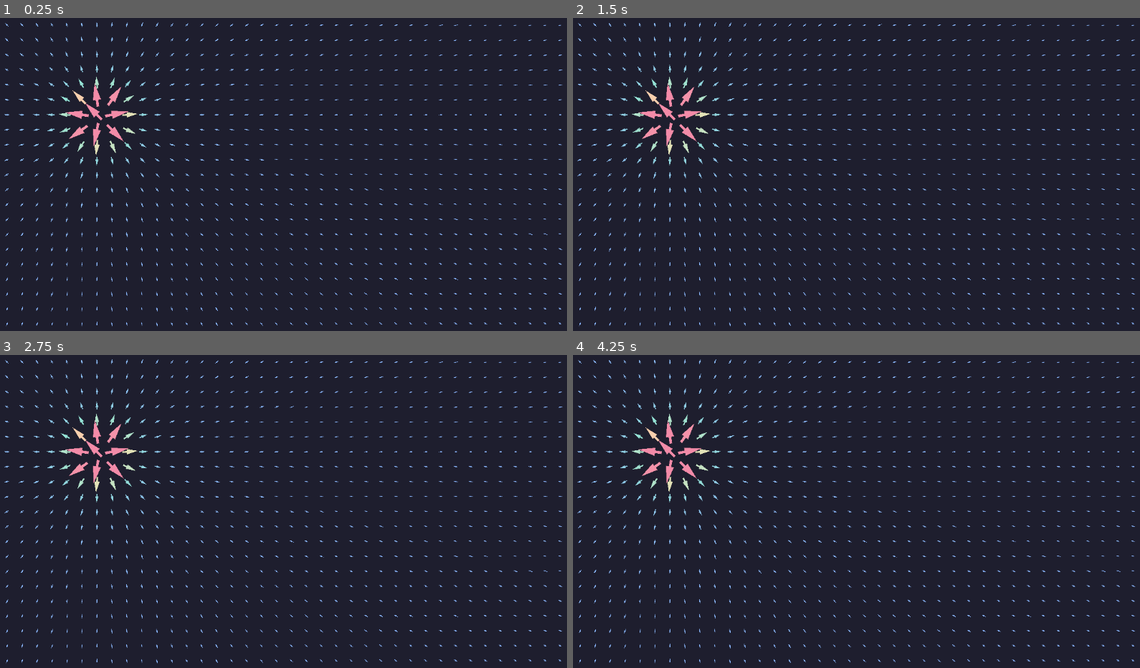
Above: before the commit, frames 1-4 (two rows, left to right).
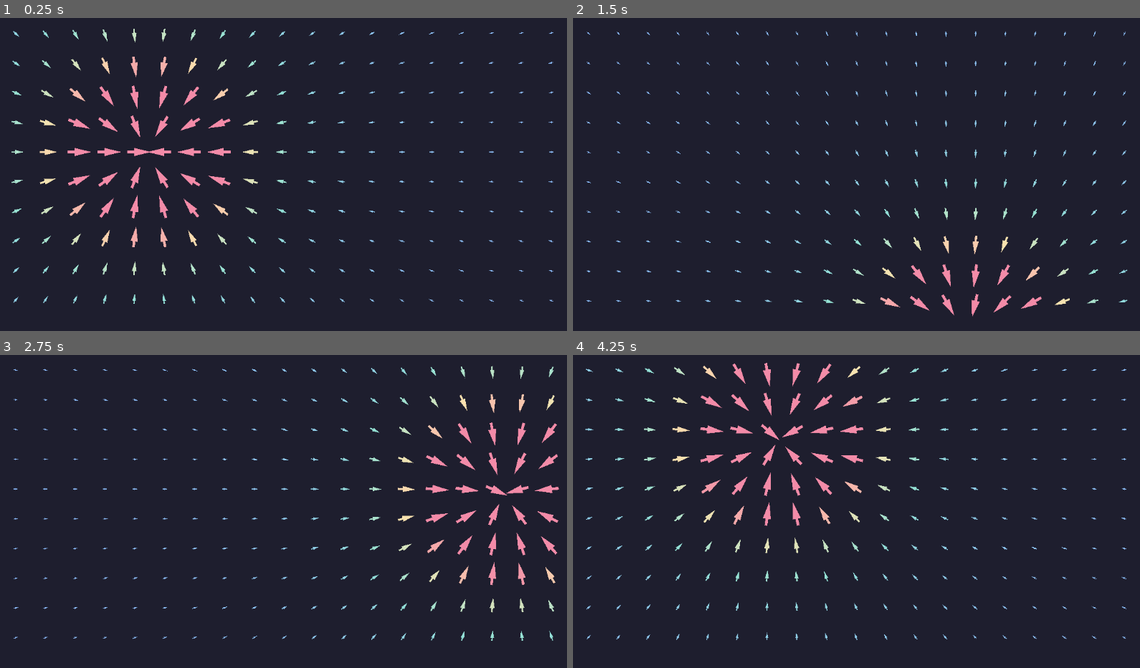
Above: after the commit, the same moments.

Repository: SinaMajdieh/fields
Game: Godot game, scene res://scenes/arrows.tscn
Same seed, same stepped clock (60 frames per second), same inputs: the game is played once before the commit and once after it.
Inputs:
- Up to frame 1 (0.25 s): no input
- Up to frame 2 (1.5 s): no input
- Up to frame 3 (2.75 s): no input
- Up to frame 4 (4.25 s): no input

The runs differ from the first frame. In frame 1, 6.2% of the frame differs, in the area x 0-100%, y 1-99%; in frame 2, 4.8%; in frame 3, 5.8%; in frame 4, 6.2%.

Commit message:
Simple charge movement (velocity based) the charge will bounce off screen edges just for testing purposes (not scientifically accurate)

Diff:
--- a/project.godot
+++ b/project.godot
@@ -14,6 +14,10 @@
 run/main_scene="uid://dyjgs8wgxal1t"
 config/features=PackedStringArray("4.5", "Forward Plus")
 
+[display]
+
+window/size/mode=3
+
 [rendering]
 
 anti_aliasing/quality/msaa_2d=3
--- a/scenes/arrows.tscn
+++ b/scenes/arrows.tscn
@@ -8,18 +8,17 @@
 charge = NodePath("Charge")
 multi_mesh_instance = NodePath("MultiMeshInstance2D")
 grid_size = Vector2(-1, -1)
-spacing = 30.0
+spacing = 60.0
 max_size = 1.7
 max_field = 5.0
 arrow_length = 10.0
 arrow_width = 5.0
 head_length = 4.0
 head_width = 7.5
-update_radius = 500.0
 
 [node name="MultiMeshInstance2D" type="MultiMeshInstance2D" parent="."]
 
 [node name="Charge" type="Node2D" parent="."]
 script = ExtResource("2_skkvd")
 charge_position = Vector2(200, 200)
-type = 1
+velocity = Vector2(400, 300)
--- a/scripts/charge.gd
+++ b/scripts/charge.gd
@@ -7,12 +7,16 @@
 }
 
 const K: float = 8.9875517923e9  # Coulomb constant
+const MU_0: float = 4 * PI * 1e-7  # Magnetic constant
 
 @export var charge_position: Vector2 = Vector2.ZERO
 @export var type: Type = Type.ELECTRON
+@export var velocity: Vector2 = Vector2.ZERO
+@export var mass: float = 1.0  # Optional, for force-based motion
+
 # Scales the computed electric field strength for visualization purposes.
-# Real-world values are extremely small (~10^-19 C), so this multiplier brings them
-@export var strength_multiplier: float = 10e-7
+# Real-world values are extremely small (~10^-19 C), so this multiplier brings them into a usable range.
+@export var strength_multiplier: float = 10e-6
 
 func get_electric_field_at(pos: Vector2) -> Vector2:
     var r: Vector2 = pos - charge_position
@@ -25,6 +29,21 @@
     var q: float = _get_scaled_charge()
     return (K * q / r_length_sq) * r.normalized() * strength_multiplier
 
+func _process(delta: float) -> void:
+    update_position(delta)
+
+func update_position(delta: float) -> void:
+    charge_position += velocity * delta
+    keep_in_bounds()    # for testing purposes
+
+## Not scientifically accurate
+## For testing purposes
+func keep_in_bounds() -> void:
+    var bounds: Vector2 = get_viewport_rect().size
+    if charge_position.x < 0 or charge_position.x > bounds.x:
+        velocity.x *= -1
+    if charge_position.y < 0 or charge_position.y > bounds.y:
+        velocity.y *= -1
 
 # === Helpers ===
 
